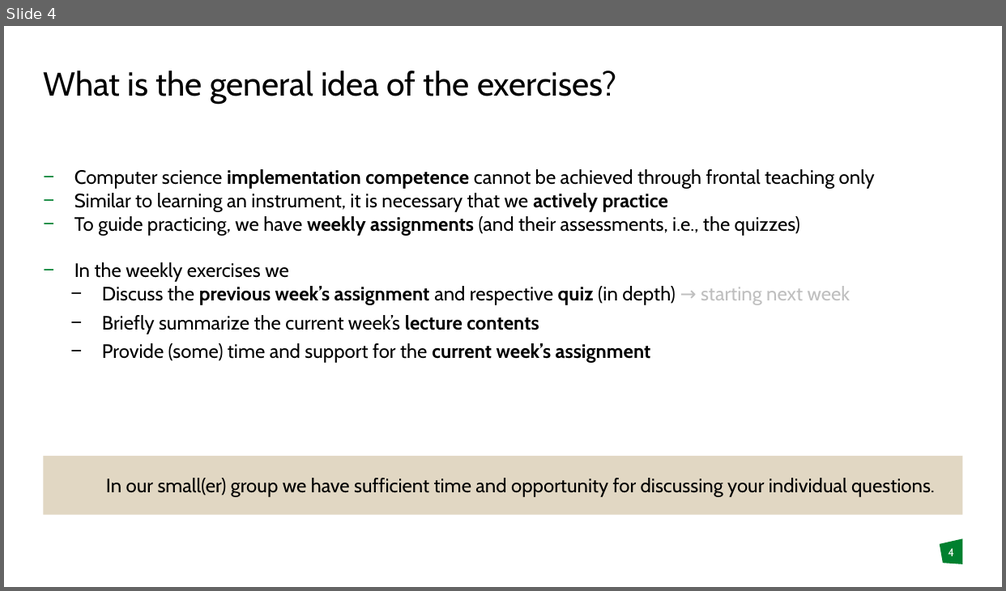
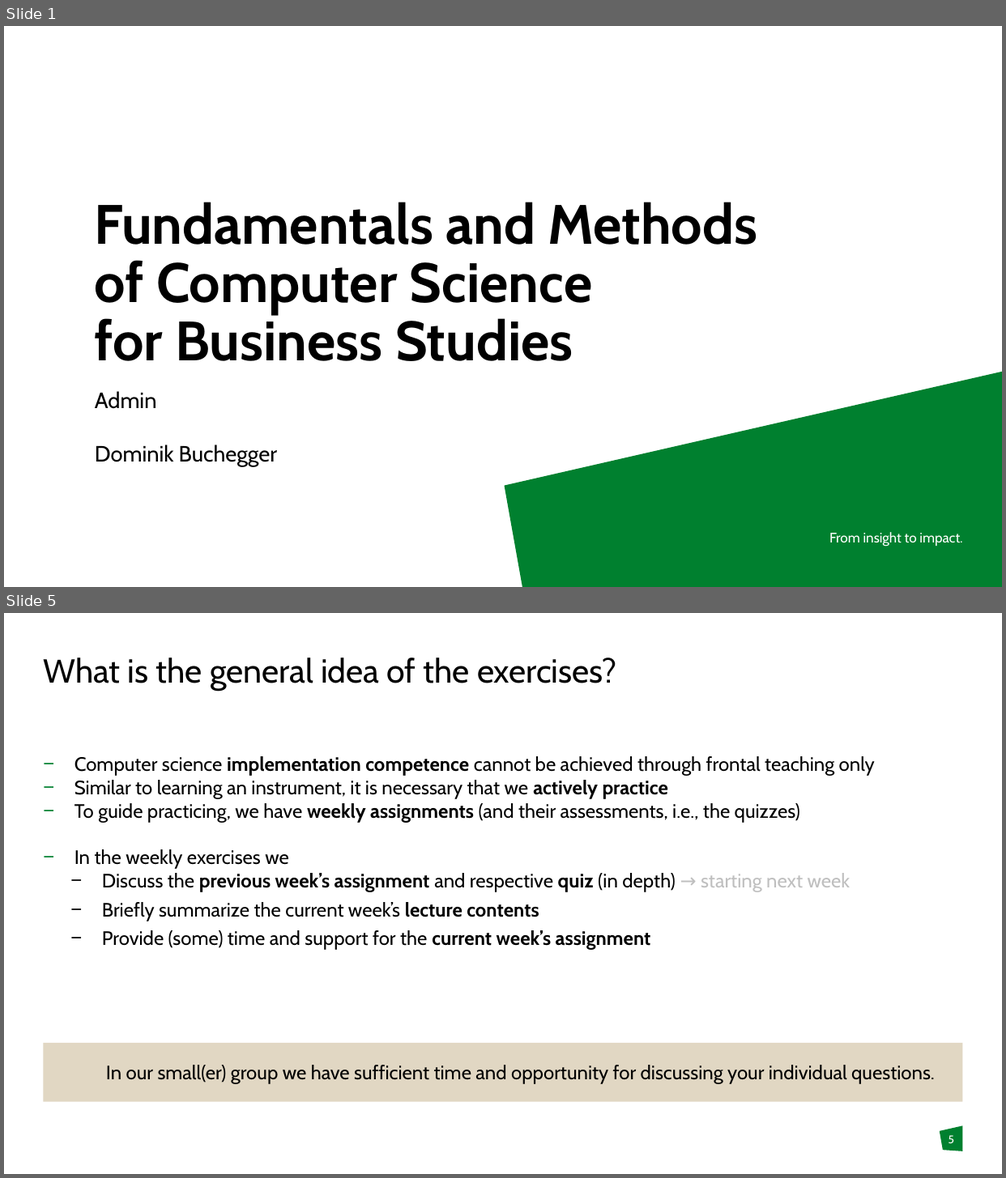
Before and after one commit to DomBBB/dombbb.github.io, a slide deck: Presentation/Presentation_W0.pptx. Shown one above the other, each under a label of ours: slide 4 before the commit, slides 1 and 5 after it; the slides between them are not shown. The pictures are 1006x591 and 1006x1178 pixels, drawn with LibreOffice and Linux fonts; fonts in the diff are those of the drawing; background and template pictures are left out. Boxes give left, top, right and bottom in pixels: in the first picture for what was removed or moved away, otherwise in the second. Text is boxed around its words. In the diff, an @@ line names an element or a change of style, - is before the commit and + after.

```diff
--- a/Presentation/Presentation_W0.pptx
+++ b/Presentation/Presentation_W0.pptx
@@ slide 1 added at (4,26,1002,587), background picture (left out); not listed: 1 template element that a slide beside it also shows @@
@@ title added at (94,202,757,361), 40 pt, text #000000, bold @@
+Fundamentals and Methods
+of Computer Science
+for Business Studies
@@ freeform shape added at (504,371,1002,587), fill #00802F @@
@@ text added at (95,391,278,467), 16 pt, text #000000 @@
+Admin
+Dominik Buchegger
@@ text added at (829,532,962,547), 10 pt, text #FFFFFF @@
+From insight to impact.
@@ what was slide 4 is now slide 5 @@
@@ page number at (948,1135,954,1144): text changed @@
-4
+5
```
Also in this commit, not shown: 2 slides changed, 1 other slide added, 8 slides removed.
